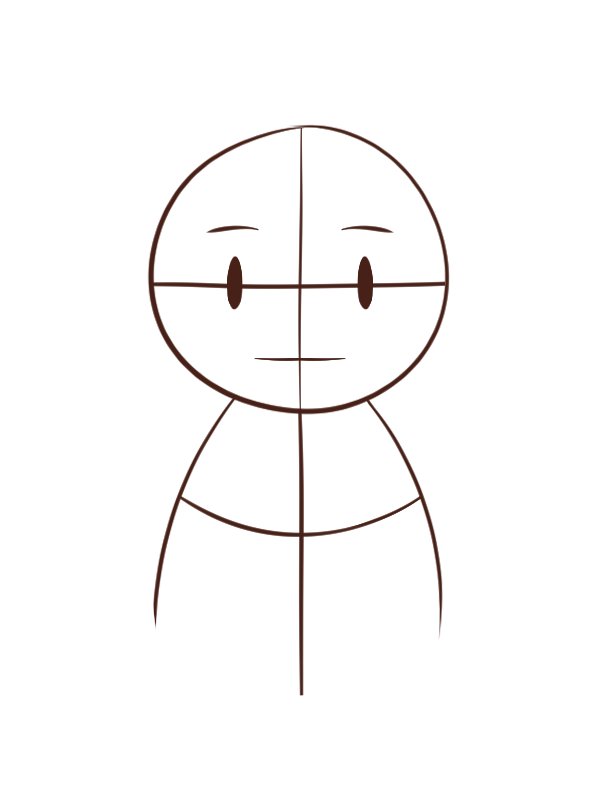
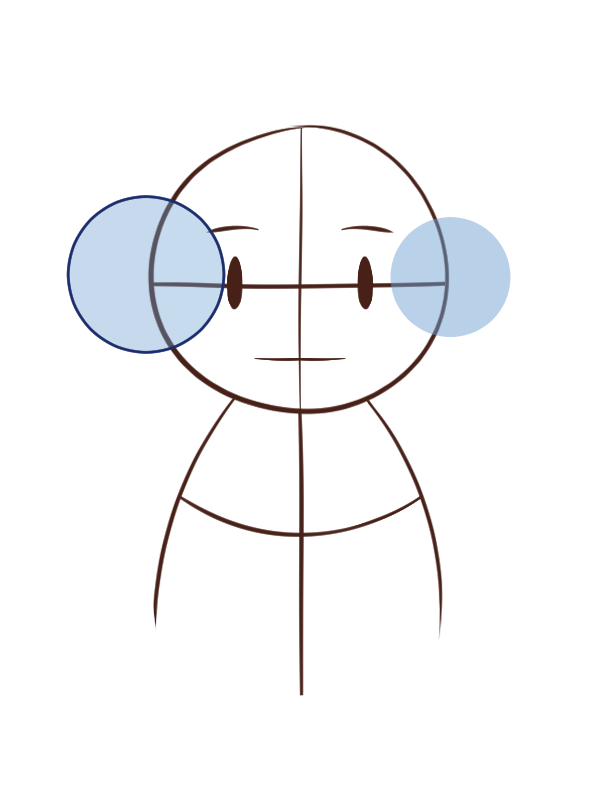
The second 600 x 800 image is a revision of the first. Changes to its layers:
removed group "head" (10 layers) over [147, 195, 450, 354]
added layer "transparentCircle" above "borderTransparentCircle" over [390, 217, 511, 338]
added layer "borderTransparentCircle" above "browR" over [66, 195, 226, 354]
moved "browR" out of group "head" over [206, 225, 214, 233]
moved "eyeLidR" out of group "head" over [214, 234, 223, 254]
moved "headMain" out of group "head" over [147, 195, 450, 354]
